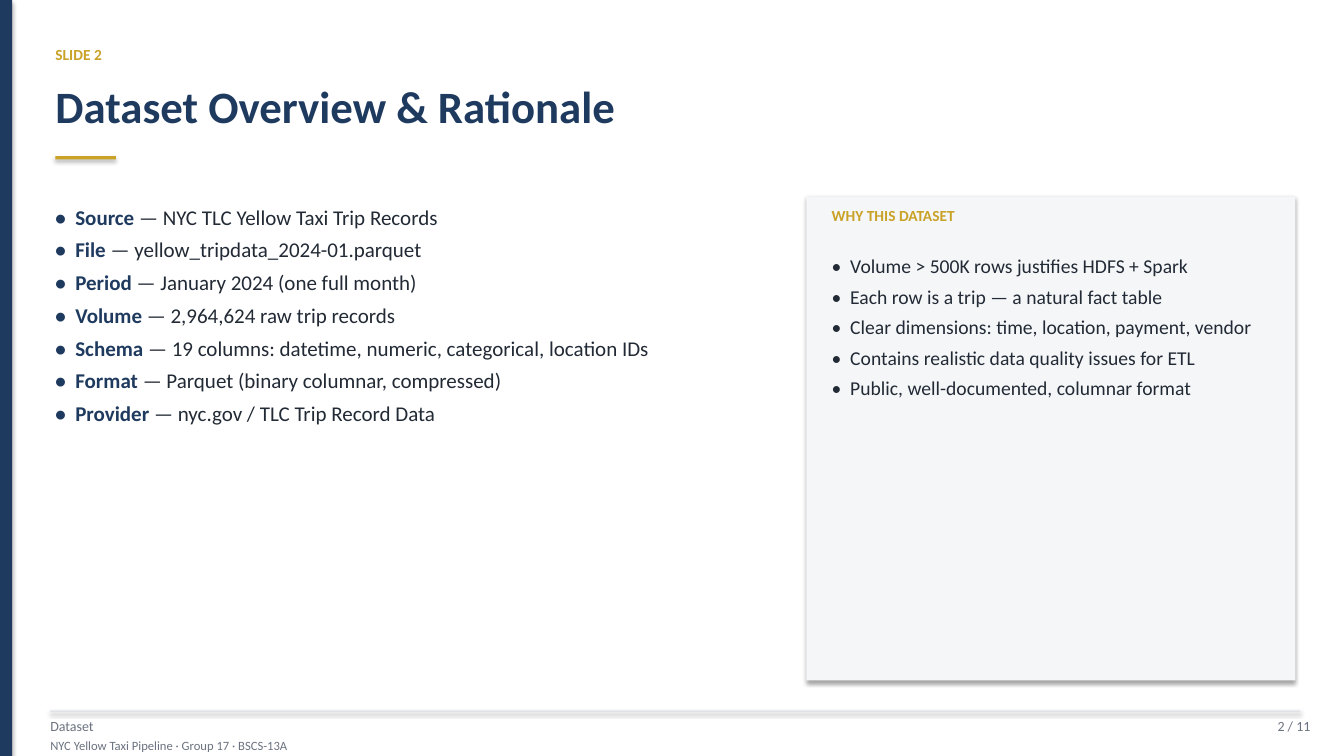
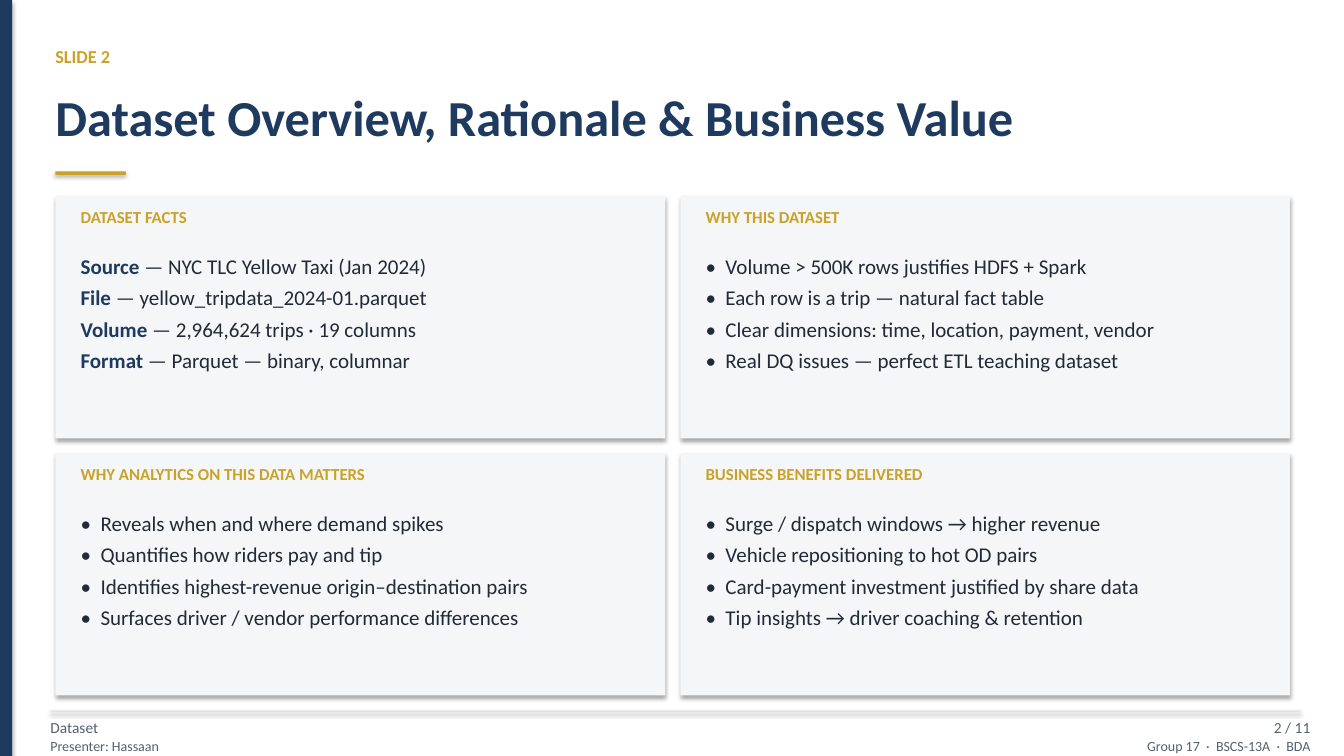
Before and after one commit to hassaanawan48/NYC-Taxi-Ingestion-Pipeline, a slide deck: slide 2 of NYC_Taxi_BDA_Presentation.pptx. Drawn at 1344x756 pixels with LibreOffice and Linux fonts; fonts in the diff are those of the drawing. Boxes give left, top, right and bottom in pixels: in the first picture for what was removed or moved away, otherwise in the second. Text is boxed around its words. In the diff, an @@ line names an element or a change of style, - is before the commit and + after.

```diff
--- a/NYC_Taxi_BDA_Presentation.pptx
+++ b/NYC_Taxi_BDA_Presentation.pptx
@@ text "SLIDE 2" at [55, 51, 110, 63]: size 11 to 13 pt @@
@@ text at [55, 100, 1014, 143]: text changed; size 32 to 36 pt @@
-Dataset Overview & Rationale
+Dataset Overview, Rationale & Business Value
@@ rectangle: place and size @@
-rectangle at [55, 156, 116, 159]
+rectangle at [55, 171, 126, 174]
@@ rectangle: place and size @@
-rectangle at [807, 197, 1296, 681]
+rectangle at [55, 197, 665, 439]
@@ rectangle added at [681, 197, 1291, 439], fill #F5F6F8 @@
@@ text "WHY THIS DATASET": place and size @@
-text "WHY THIS DATASET" at [832, 211, 955, 221]
+text "WHY THIS DATASET" at [706, 212, 840, 223]
@@ text "WHY THIS DATASET" at [706, 212, 840, 223]: size 11 to 12 pt @@
@@ text added at [81, 212, 187, 223], 12 pt, text #C9A227, bold @@
+DATASET FACTS
@@ text at [81, 259, 427, 372]: text changed @@
-• Source — NYC TLC Yellow Taxi Trip Records
-• File — yellow_tripdata_2024-01.parquet
-• Period — January 2024 (one full month)
-• Volume — 2,964,624 raw trip records
-• Schema — 19 columns: datetime, numeric, categorical, location IDs
-• Format — Parquet (binary columnar, compressed)
-• Provider — nyc.gov / TLC Trip Record Data
+Source — NYC TLC Yellow Taxi (Jan 2024)
+File — yellow_tripdata_2024-01.parquet
+Volume — 2,964,624 trips · 19 columns
+Format — Parquet — binary, columnar
@@ text "• Volume > 500K rows ...": place and size @@
-text "• Volume > 500K rows ..." at [850, 259, 1251, 398]
+text "• Volume > 500K rows ..." at [725, 259, 1154, 372]
@@ text at [725, 259, 1154, 341]: size 14 to 15 pt in "• Volume > 500K rows justifies HDFS ...", "• Clear dimensions: time, location, payment, vendor"; line spacing 1.3 to 1.25 @@
@@ text at [725, 290, 1044, 309]: text changed; size 14 to 15 pt @@
-• Each row is a trip — a natural fact table
+• Each row is a trip — natural fact table
@@ text at [725, 353, 1118, 372]: text changed; size 14 to 15 pt @@
-• Contains realistic data quality issues for ETL
-• Public, well-documented, columnar format
+• Real DQ issues — perfect ETL teaching dataset
@@ rectangle added at [55, 454, 665, 696], fill #F5F6F8 @@
@@ text added at [81, 469, 365, 480], 12 pt, text #C9A227, bold @@
+WHY ANALYTICS ON THIS DATA MATTERS
@@ rectangle added at [681, 454, 1291, 696], fill #F5F6F8 @@
@@ text added at [706, 469, 923, 480], 12 pt, text #C9A227, bold @@
+BUSINESS BENEFITS DELIVERED
@@ text added at [101, 516, 527, 629], 15 pt, text #222A35 @@
+• Reveals when and where demand spikes
+• Quantifies how riders pay and tip
+• Identifies highest-revenue origin–destination pairs
+• Surfaces driver / vendor performance differences
@@ text added at [725, 516, 1139, 629], 15 pt, text #222A35 @@
+• Surge / dispatch windows → higher revenue
+• Vehicle repositioning to hot OD pairs
+• Card-payment investment justified by share data
+• Tip insights → driver coaching & retention
@@ text "Dataset" at [50, 723, 98, 733]: size 10 to 11 pt, text colour #6B7380 to #57606E @@
@@ text "2 / 11" at [1274, 723, 1311, 733]: size 10 to 11 pt, text colour #6B7380 to #57606E @@
@@ text at [50, 742, 159, 751]: text changed; size 9 to 10 pt; text colour #6B7380 to #57606E @@
-NYC Yellow Taxi Pipeline · Group 17 · BSCS-13A
+Presenter: Hassaan
@@ text added at [1147, 742, 1310, 753], 10 pt, text #57606E @@
+Group 17 · BSCS-13A · BDA
```
Also in this commit, not shown: 10 other slides changed, 3 other files.
